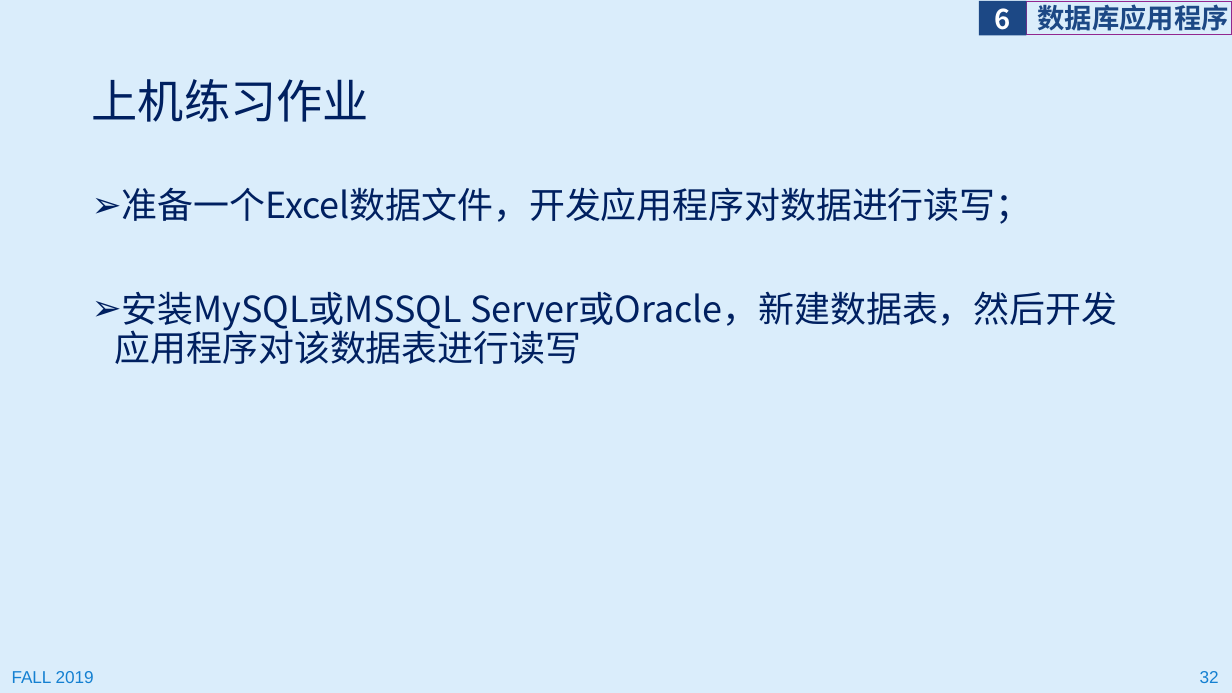
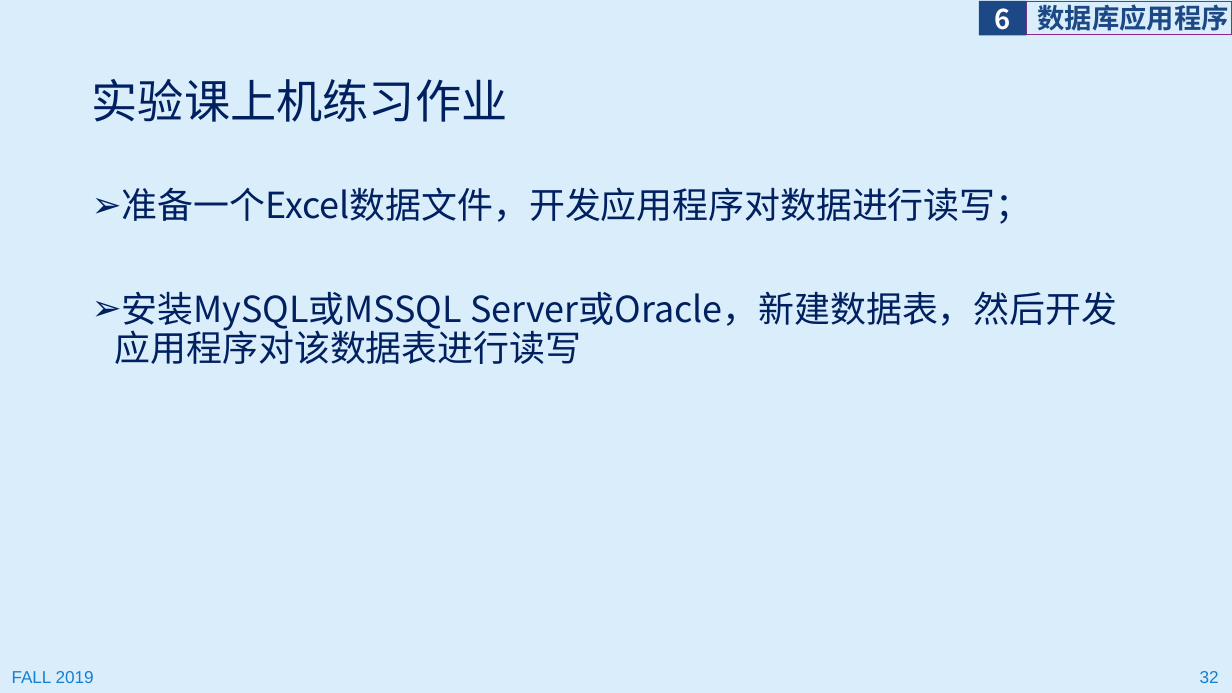
Before and after one commit to programming-windows/ppt, a slide deck: slide 32 of programmingWindows_6.pptx. Drawn at 1232x693 pixels with LibreOffice and Linux fonts; fonts in the diff are those of the drawing. Boxes give left, top, right and bottom in pixels: in the first picture for what was removed or moved away, otherwise in the second. Text is boxed around its words. In the diff, an @@ line names an element or a change of style, - is before the commit and + after.

```diff
--- a/programmingWindows_6.pptx
+++ b/programmingWindows_6.pptx
@@ title at box(92, 79, 508, 122): text changed @@
-上机练习作业
+实验课上机练习作业
```
Also in this commit, not shown: 2 other slides changed, 1 other file.
